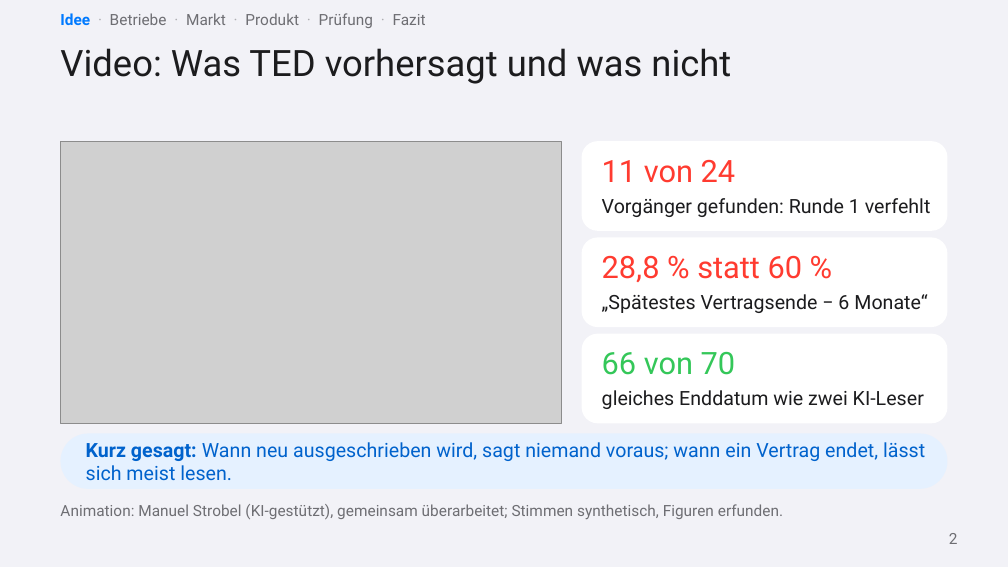
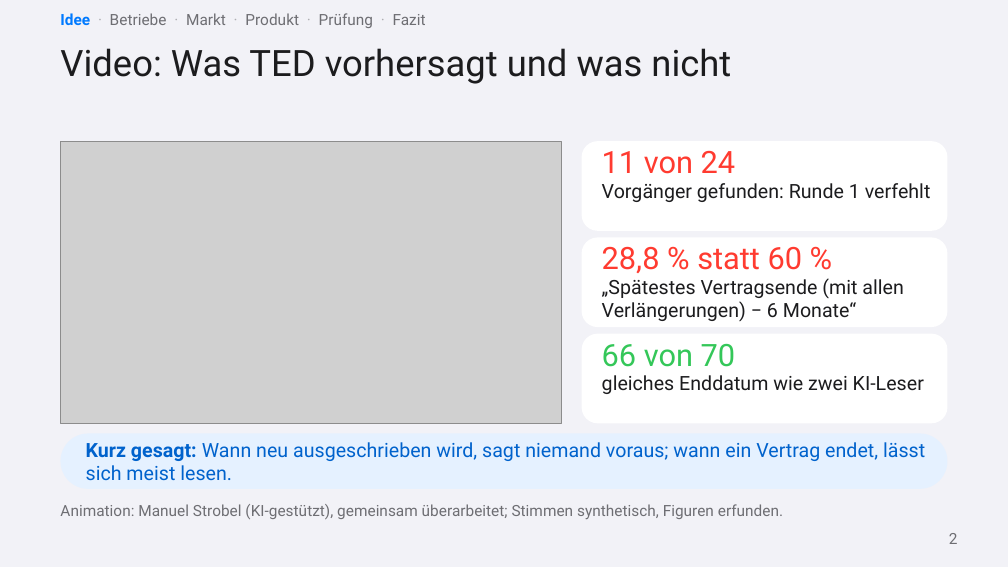
Before and after one commit to ludwigrichthammer9-web/vergabe_radar, a slide deck: slide 2 of docs/vortrag/vortrag_vergabe_radar.pptx. Drawn at 1008x567 pixels with LibreOffice and Linux fonts; fonts in the diff are those of the drawing; grey boxes stand for pictures. Boxes give left, top, right and bottom in pixels: in the first picture for what was removed or moved away, otherwise in the second. Text is boxed around its words. In the diff, an @@ line names an element or a change of style, - is before the commit and + after.

```diff
--- a/docs/vortrag/vortrag_vergabe_radar.pptx
+++ b/docs/vortrag/vortrag_vergabe_radar.pptx
@@ text "11 von 24" moved from (x1=602, y1=160, x2=736, y2=183) to (x1=602, y1=151, x2=736, y2=174) @@
@@ text "Vorgänger gefunden: Runde 1 verfehlt" moved from (x1=602, y1=198, x2=931, y2=217) to (x1=602, y1=183, x2=931, y2=202) @@
@@ text "28,8 % statt 60 %" moved from (x1=602, y1=256, x2=803, y2=282) to (x1=602, y1=247, x2=803, y2=273) @@
@@ text at (x1=602, y1=278, x2=903, y2=321): text changed @@
-„Spätestes Vertragsende − 6 Monate“
+„Spätestes Vertragsende (mit allen Verlängerungen) − 6 Monate“
@@ text "66 von 70" moved from (x1=602, y1=352, x2=736, y2=375) to (x1=602, y1=344, x2=736, y2=367) @@
@@ text "gleiches Enddatum wie zwei KI-Leser" moved from (x1=602, y1=390, x2=924, y2=409) to (x1=602, y1=375, x2=924, y2=394) @@
```
Also in this commit, not shown: 11 other slides changed, 4 slides added, 1 slide removed, 2 other files.
